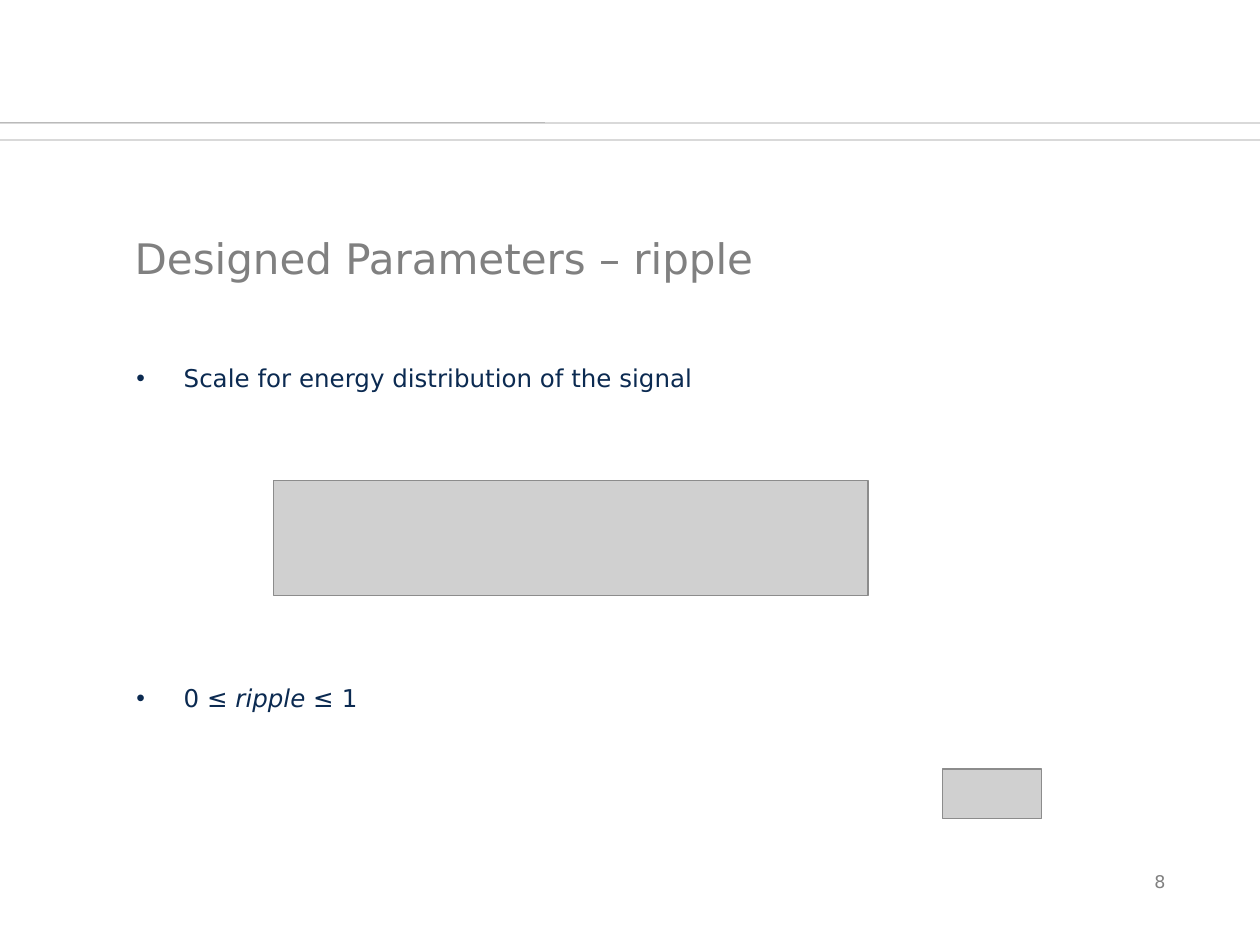
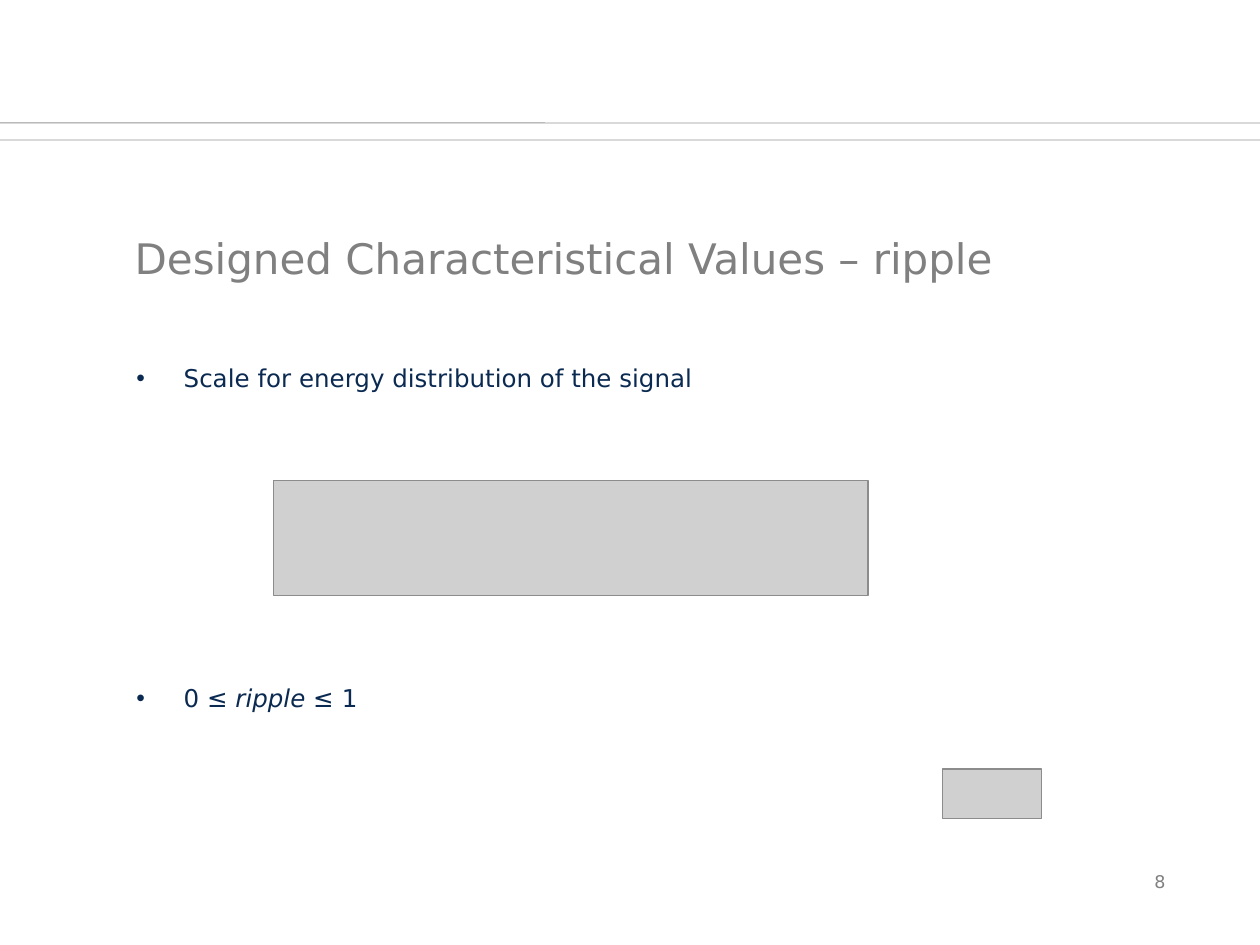
Before and after one commit to orgarten/Hauptseminar, a slide deck: slide 8 of Präsentation/btwf.odp. Drawn at 1260x945 pixels with LibreOffice and Linux fonts; fonts in the diff are those of the drawing; grey boxes stand for pictures; background and template pictures are left out. Boxes give left, top, right and bottom in pixels: in the first picture for what was removed or moved away, otherwise in the second. Text is boxed around its words. In the diff, an @@ line names an element or a change of style, - is before the commit and + after.

Commit message:
DESIGNED CHARACTERISTICAL VALUES

```diff
--- a/Präsentation/btwf.odp
+++ b/Präsentation/btwf.odp
@@ title at bbox=[135, 242, 993, 283]: text changed @@
-Designed Parameters – ripple
+Designed Characteristical Values – ripple
```
Also in this commit, not shown: 6 other slides changed.
